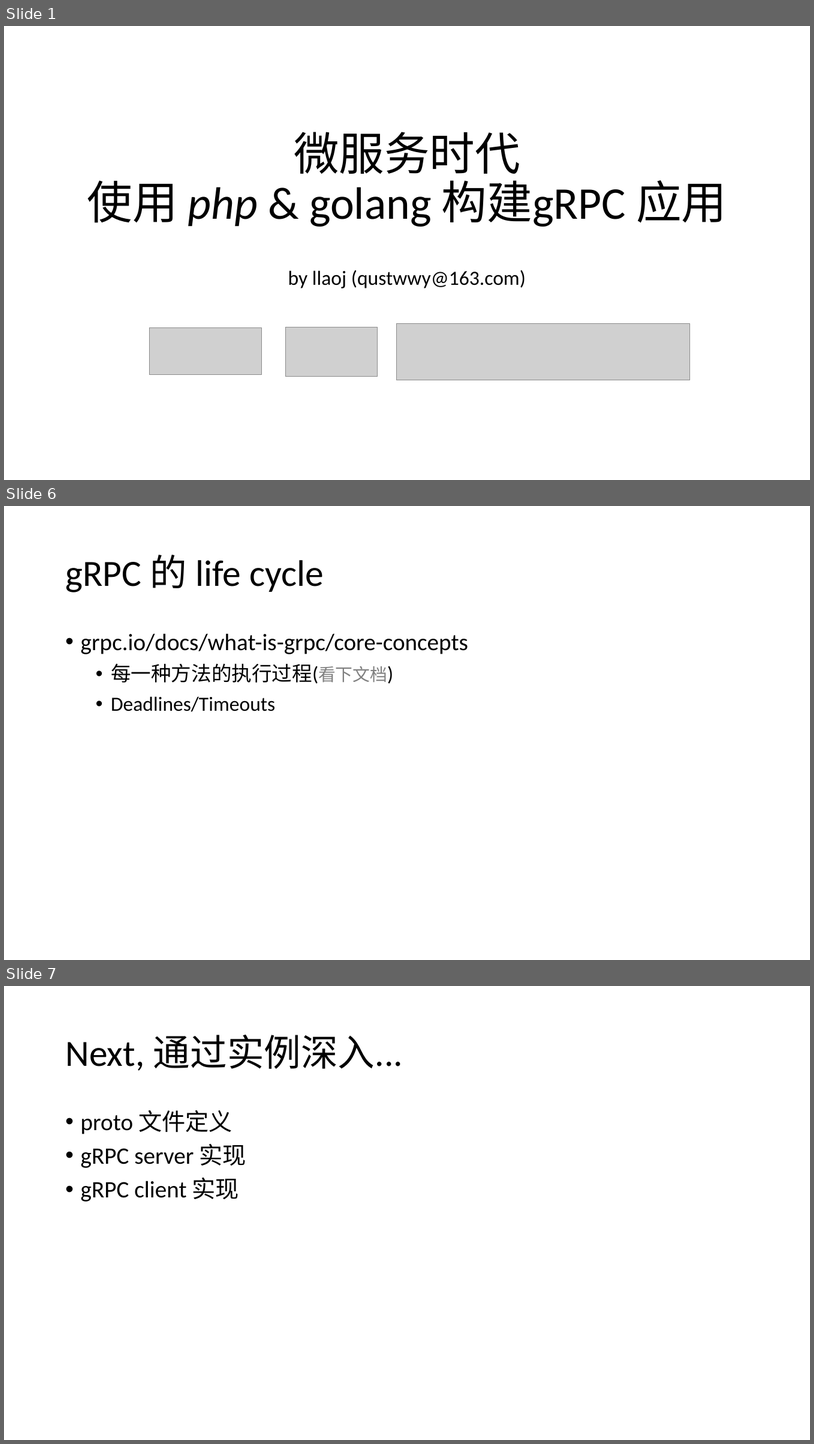
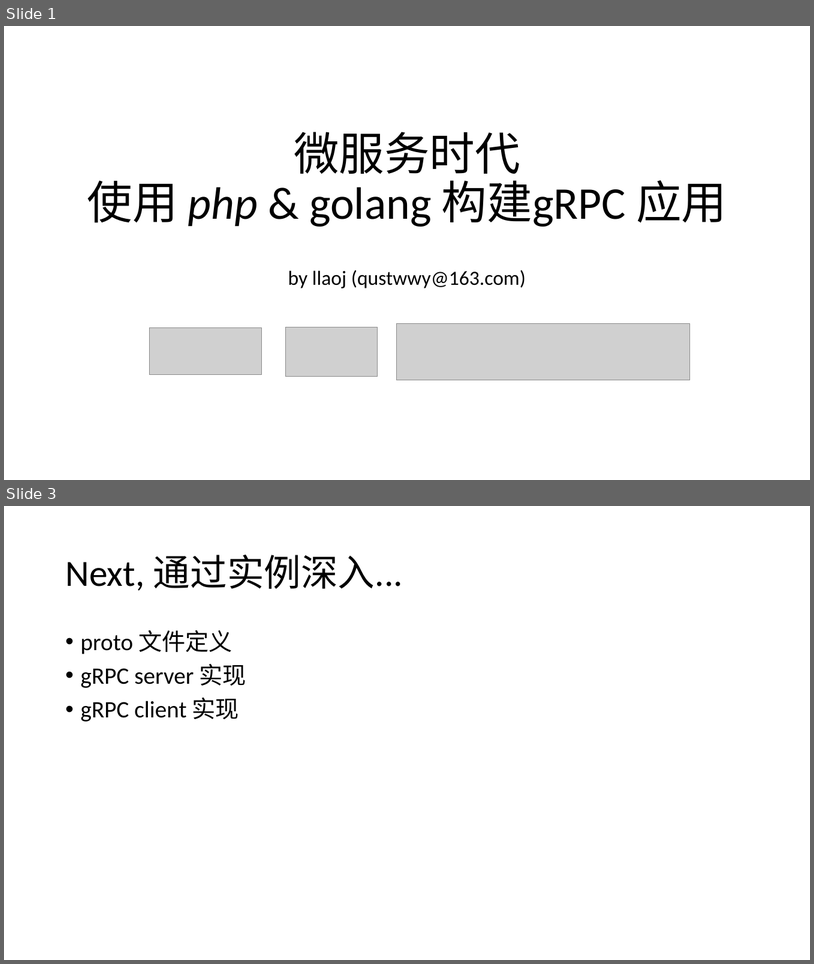
Before and after one commit to llaoj/my-share, a slide deck: grpc/index.pptx. Shown one above the other, each under a label of ours: slides 1, 6 and 7 before the commit, slides 1 and 3 after it; the slides between them are not shown. The pictures are 814x1444 and 814x964 pixels, drawn with LibreOffice and Linux fonts; fonts in the diff are those of the drawing; grey boxes stand for pictures. Boxes give left, top, right and bottom in pixels: in the first picture for what was removed or moved away, otherwise in the second. Text is boxed around its words. In the diff, an @@ line names an element or a change of style, - is before the commit and + after.

```diff
--- a/grpc/index.pptx
+++ b/grpc/index.pptx
@@ slide 6 removed at bbox=[4, 506, 810, 960], background #FFFFFF @@
@@ title removed at bbox=[65, 555, 324, 592] @@
-gRPC 的 life cycle
@@ text removed at bbox=[81, 633, 468, 712] @@
-• grpc.io/docs/what-is-grpc/core-concepts
-  • 每一种方法的执行过程(看下文档)
-  • Deadlines/Timeouts
@@ what was slide 7 is now slide 3 @@
```
Also in this commit, not shown: 6 slides changed, 4 other slides removed, 1 other file.
